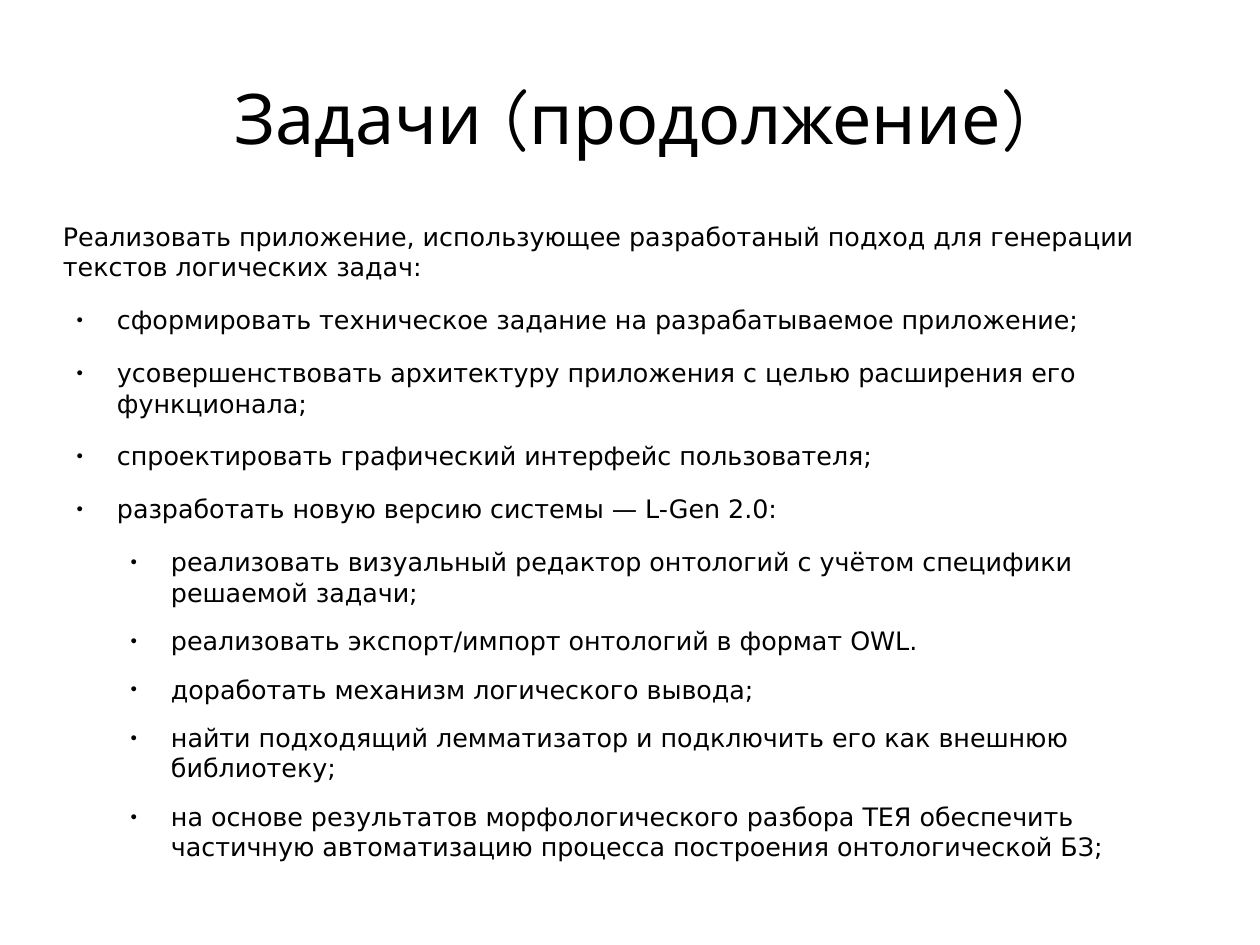
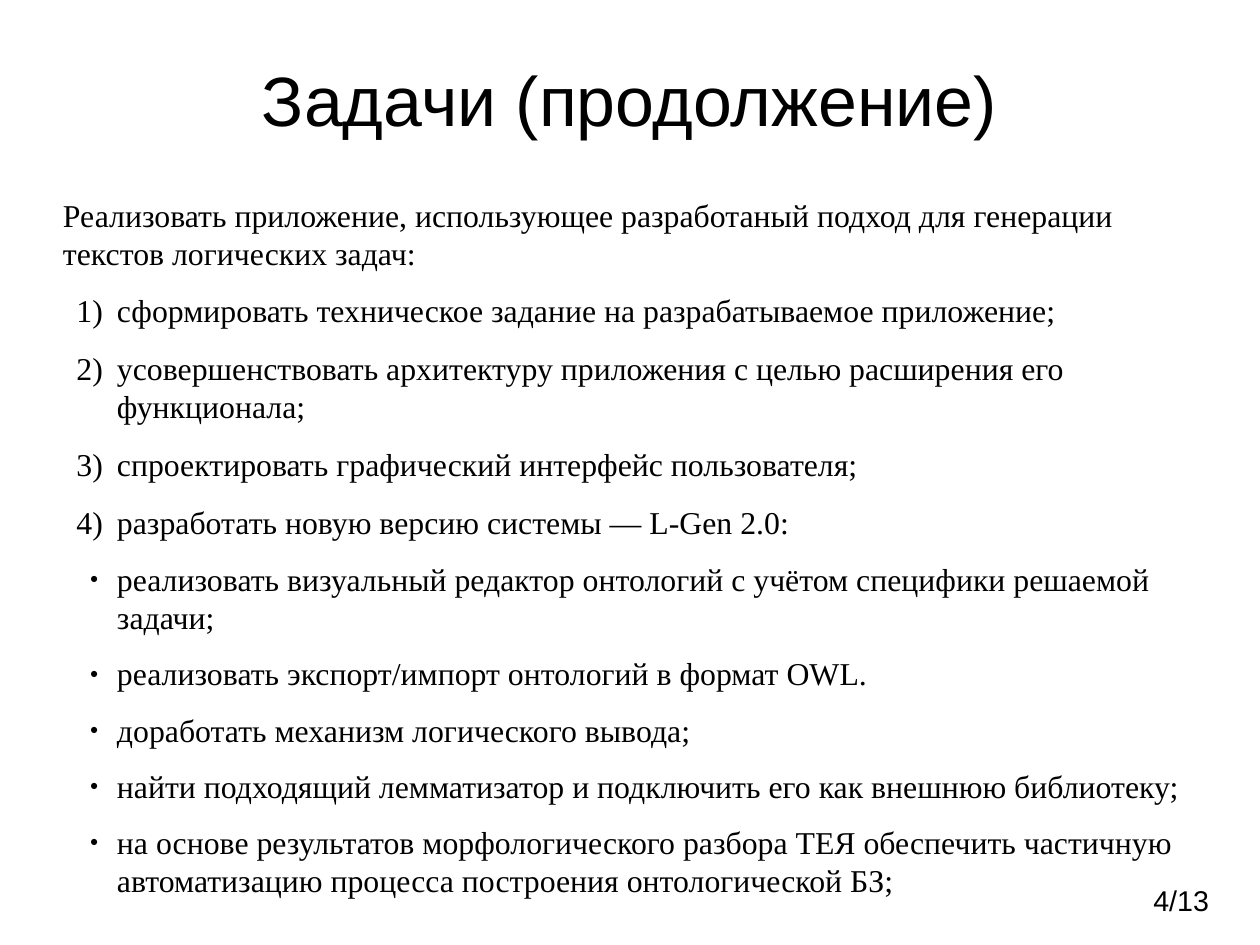
Before and after one commit to vinni-au/l-gen, a slide deck: slide 4 of Презентация.odp. Drawn at 1260x945 pixels with LibreOffice and Linux fonts; fonts in the diff are those of the drawing. Boxes give left, top, right and bottom in pixels: in the first picture for what was removed or moved away, otherwise in the second. Text is boxed around its words. In the diff, an @@ line names an element or a change of style, - is before the commit and + after.

```diff
--- a/Презентация.odp
+++ b/Презентация.odp
@@ title "Задачи (продолжение)": place and size @@
-title "Задачи (продолжение)" at box(234, 93, 1000, 161)
+title "Задачи (продолжение)" at box(262, 75, 997, 139)
@@ title "Задачи (продолжение)" at box(262, 75, 997, 139): font Comic Neue to Arial @@
@@ text "Реализовать приложение, использующее разработаный подход ...": place and size @@
-text "Реализовать приложение, использующее разработаный подход ..." at box(63, 226, 1133, 862)
+text "Реализовать приложение, использующее разработаный подход ..." at box(63, 204, 1178, 898)
@@ text "Реализовать приложение, использующее разработаный подход ..." at box(63, 204, 1178, 898): size 16 to 20 pt, font DejaVu Sans to Times New Roman; less space between paragraphs; bullet ● to 1); indent changed @@
@@ page number added at box(1153, 890, 1209, 912), 18 pt, text #000000 @@
+4/13
```
Also in this commit, not shown: 11 other slides changed, 1 slide added, 3 slides removed.
